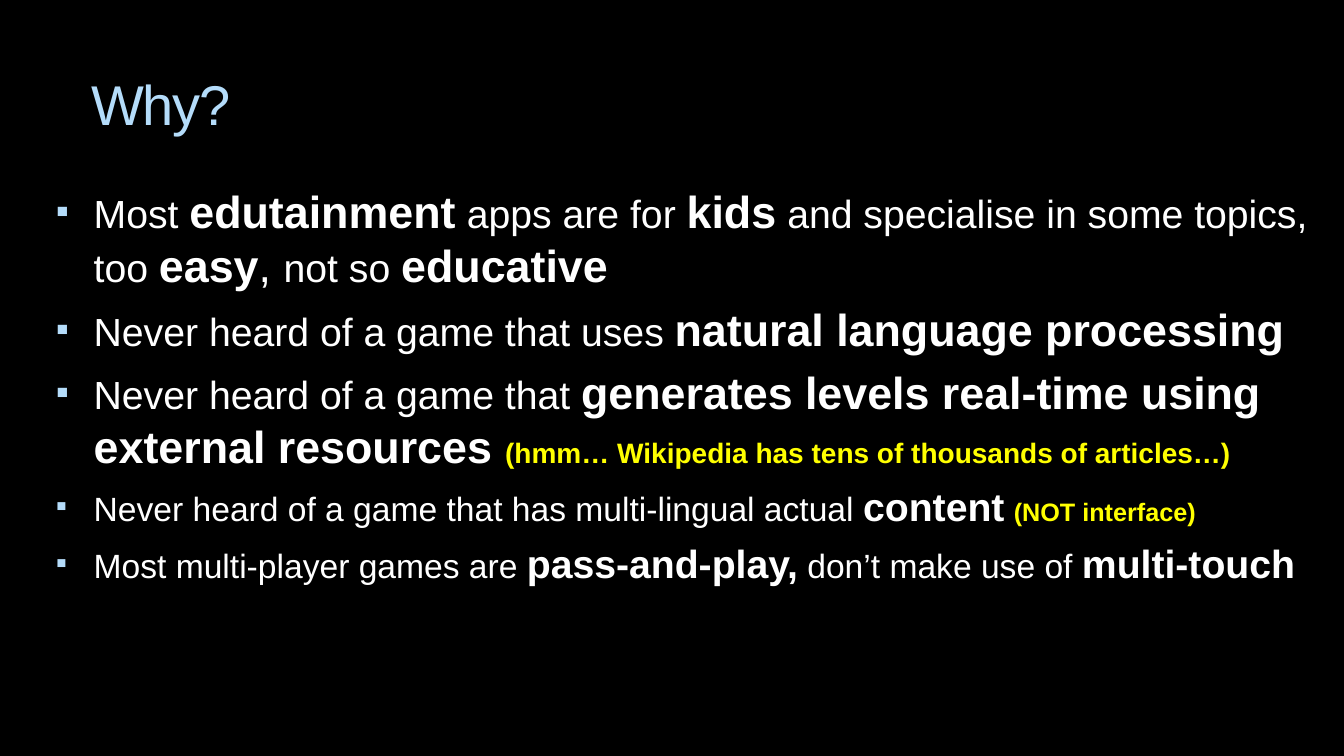
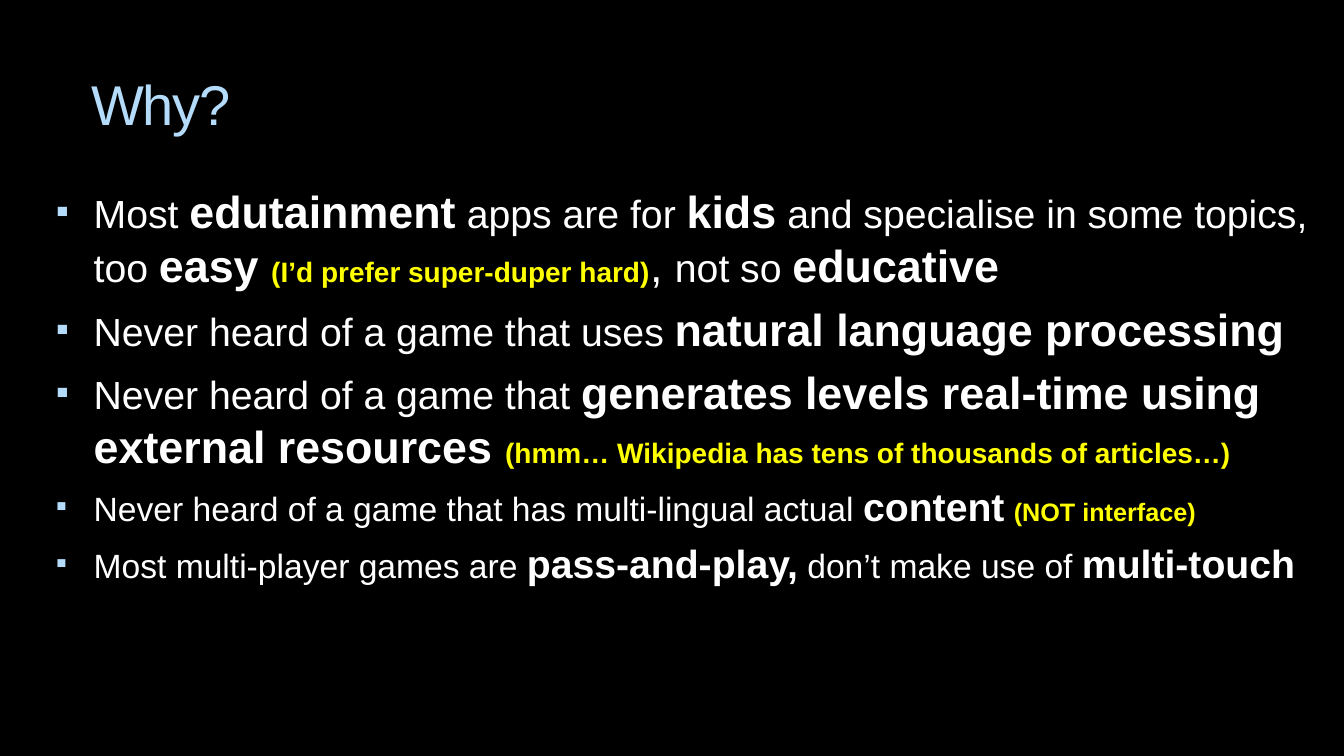
Before and after one commit to AlexanderPoone/tempusespatium, a slide deck: slide 3 of shitty_ppt.pptx. Drawn at 1344x756 pixels with LibreOffice and Linux fonts; fonts in the diff are those of the drawing; background and template pictures are left out. Boxes give left, top, right and bottom in pixels: in the first picture for what was removed or moved away, otherwise in the second. Text is boxed around its words. In the diff, an @@ line names an element or a change of style, - is before the commit and + after.

```diff
--- a/shitty_ppt.pptx
+++ b/shitty_ppt.pptx
@@ text at [94, 195, 1307, 291]: text changed; bold on @@
-▪ Most edutainment apps are for kids and specialise in some topics, too easy, not so educative
+▪ Most edutainment apps are for kids and specialise in some topics, too easy (I’d prefer super-duper hard), not so educative
```
Also in this commit, not shown: 3 other slides changed, 1 slide added, 4 other files.
